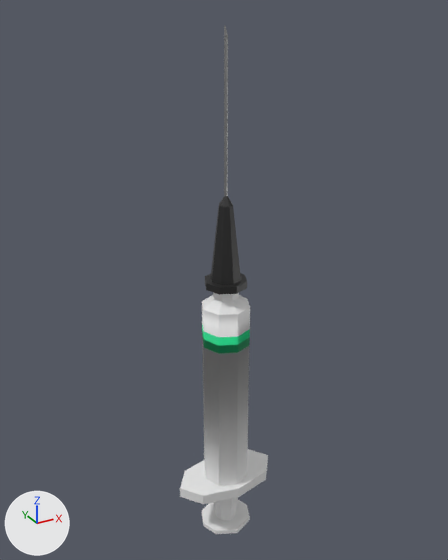
One commit to the FBX model Assets/Models/Props/Syringe.fbx: the scene before it, then after it.
Both versions are drawn from a camera (50 mm lens) standing at (-0.143, -0.258, 0.156) and looking at (0.003, 0.007, 0.024). Arrows for +X, +Y and +Z are at lower left; the lights stay in place. Where no turn or scale is listed for an object, it has been applied to the vertices.
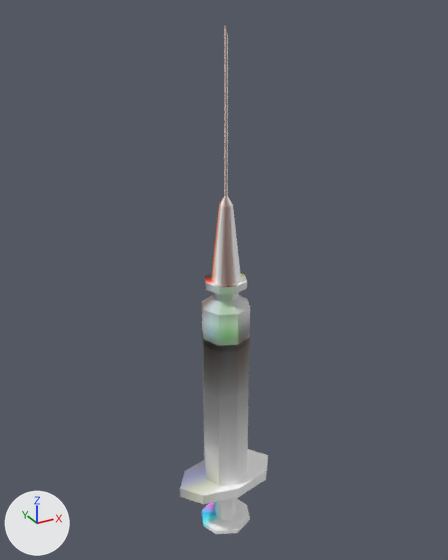
Boxes [x1, y1, x2, y2] around the edits, measured in the pictures (448 x 560 px):
part 1 of me_cylinder, recoloured: [180, 292, 268, 534] in both
part 2 of me_cylinder, recoloured: [224, 26, 228, 196] in both
part 3 of me_cylinder, recoloured (green to grey): [202, 325, 250, 354] in both
part 4 of me_cylinder, recoloured (black to grey): [205, 196, 247, 295] in both

The change, as a list of edits to the scene's bpy script:
```text
Add img_hospital_atlas_png:
    img_hospital_atlas_png = load_image('Hospital Atlas.png', '../../Materials - Textures/Hospital Atlas.png', 8, 8, 'sRGB')
Add mat_master:
    mat_master = principled_material('Master')
    mat_master.texture = img_hospital_atlas_png
Change me_cylinder:
    where me_cylinder.from_pydata(...)  # 147 vertices, 147 faces; spans x -0.03..0.03, y -0.017..0.017, z -0.133..0.149
    used by ob_cylinder; location = (0.0, 0.0, 0.0)
    me_cylinder part 1: all 81 faces that had it switch from mat_mat1 (white #e7e7e7) to mat_master (picture img_hospital_atlas_png)
    me_cylinder part 2: all 16 faces that had it switch from mat_needle (grey #a7a7a7) to mat_master (picture img_hospital_atlas_png)
    me_cylinder part 3: all 10 faces that had it switch from mat_press (green #07e793) to mat_master (picture img_hospital_atlas_png)
    me_cylinder part 4: all 40 faces that had it switch from mat_mat2 (black #222222) to mat_master (picture img_hospital_atlas_png)
```
